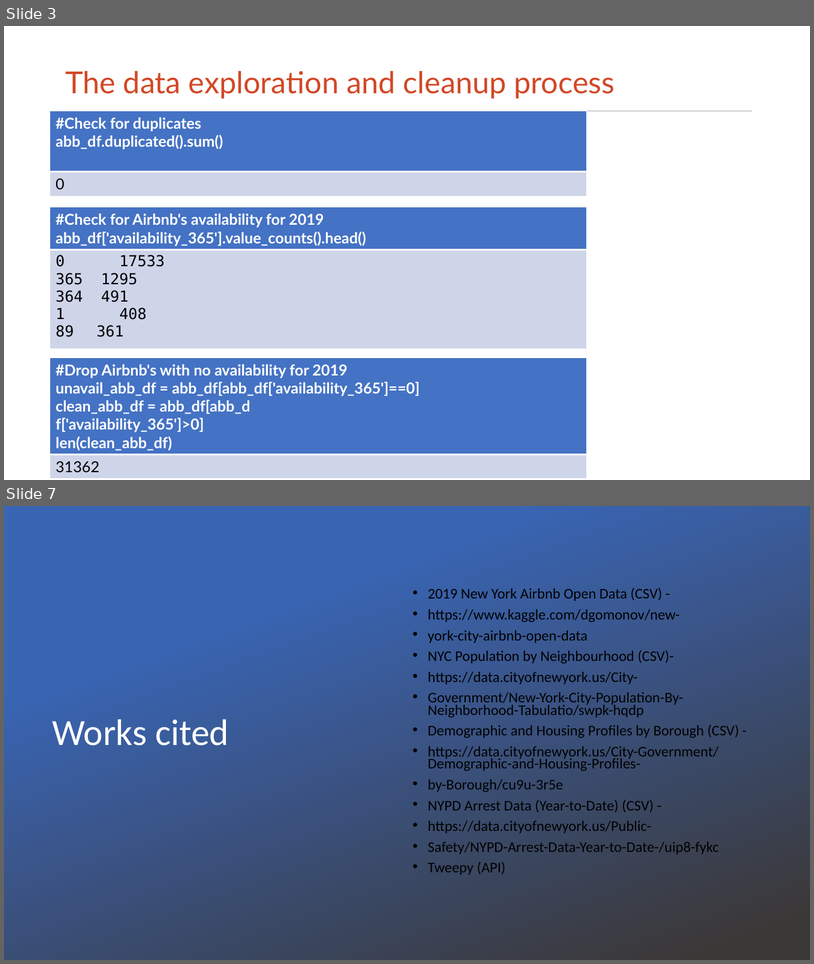
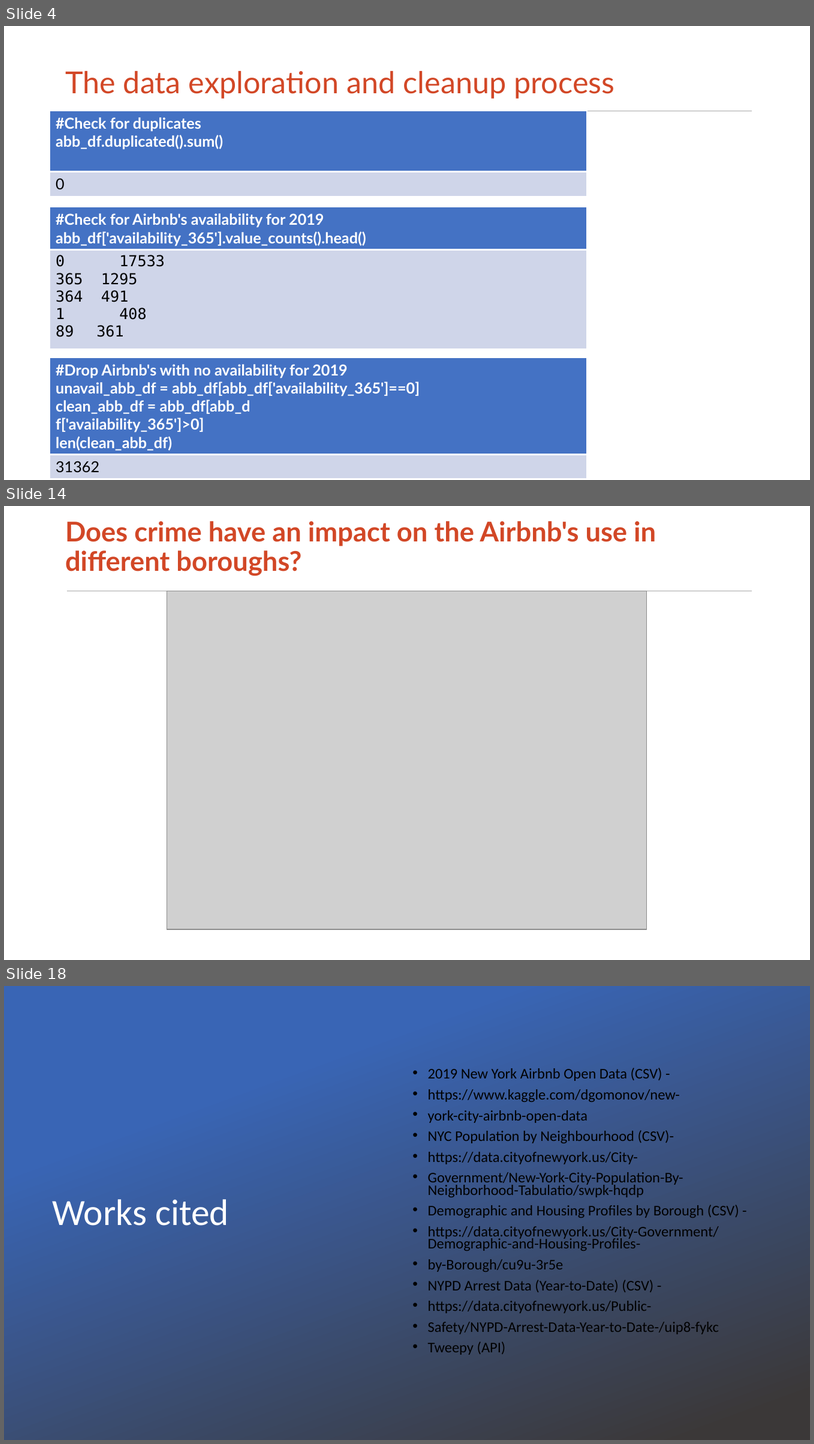
Before and after one commit to hayden4davey/Project1-Group2, a slide deck: Airbnb PPT.pptx. Shown one above the other, each under a label of ours: slides 3 and 7 before the commit, slides 4, 14 and 18 after it; the slides between them are not shown. The pictures are 814x964 and 814x1444 pixels, drawn with LibreOffice and Linux fonts; fonts in the diff are those of the drawing; grey boxes stand for pictures; background and template pictures are left out. Boxes give left, top, right and bottom in pixels: in the first picture for what was removed or moved away, otherwise in the second. Text is boxed around its words. In the diff, an @@ line names an element or a change of style, - is before the commit and + after.

```diff
--- a/Airbnb PPT.pptx
+++ b/Airbnb PPT.pptx
@@ slide 14 added at (x1=4, y1=506, x2=810, y2=960), background #FFFFFF; not listed: 1 template element that a slide beside it also shows @@
@@ title added at (x1=65, y1=521, x2=656, y2=576), 32.4 pt, text #D24726, bold @@
+Does crime have an impact on the Airbnb's use in different boroughs?
@@ picture added at (x1=167, y1=591, x2=647, y2=929) @@
@@ what was slide 3 is now slide 4 @@
@@ what was slide 7 is now slide 18 @@
```
Also in this commit, not shown: 2 slides changed, 11 other slides added, 1 slide removed, 2 other files.
